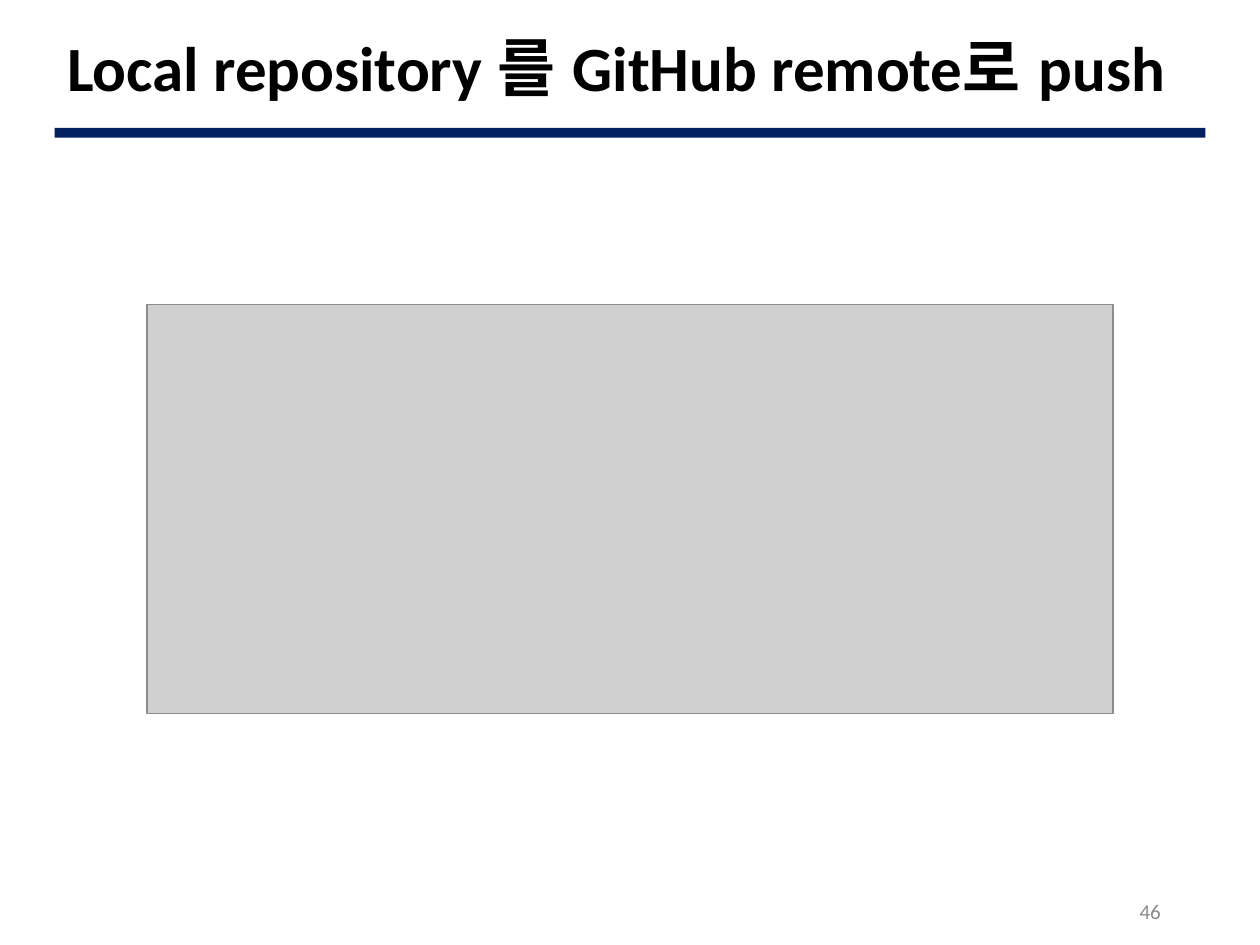
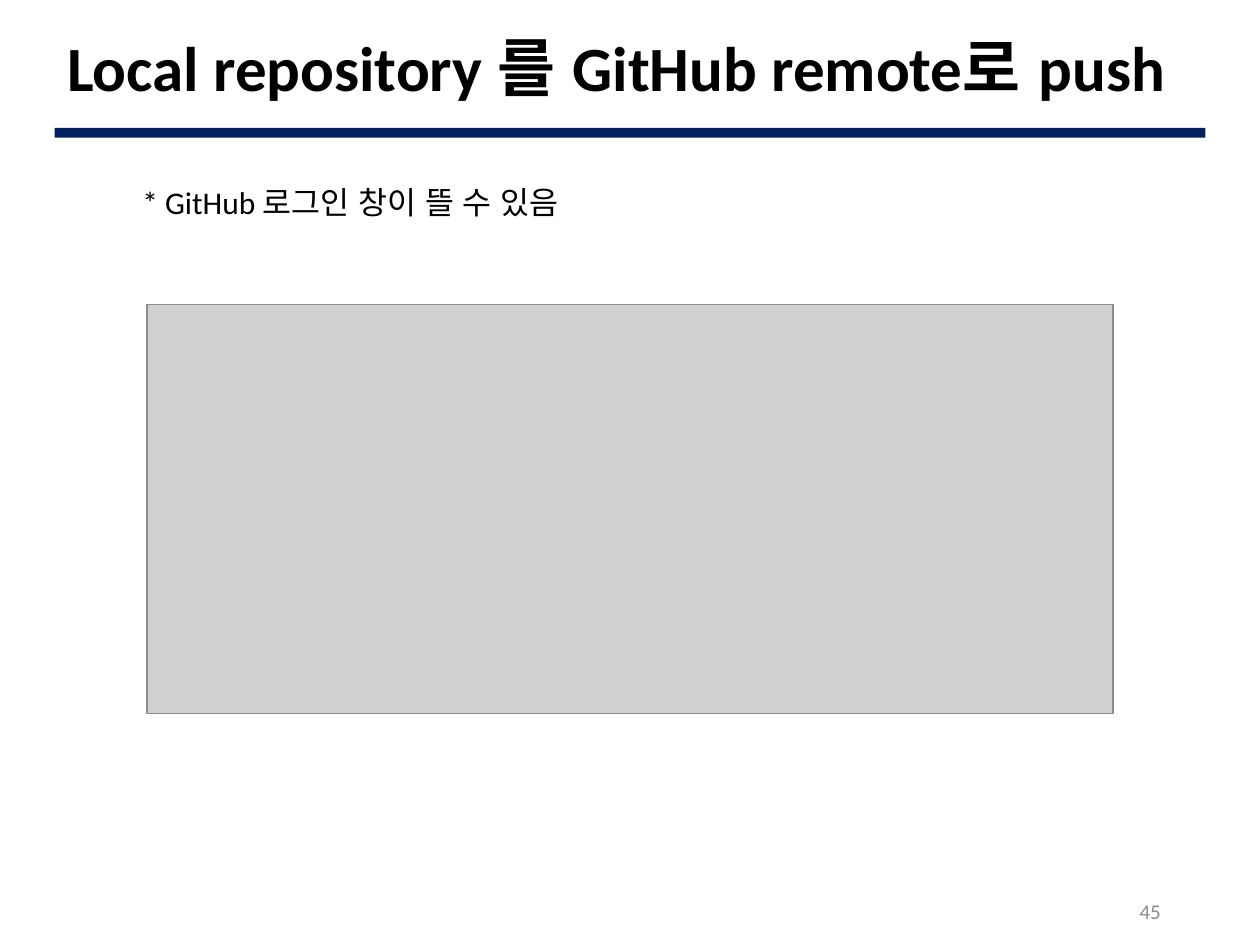
Before and after one commit to JBNU-JEduTools/osscourse, a slide deck: slide 45 of Slides/5. Git 초급.pptx (slide 46 before the commit). Drawn at 1260x945 pixels with LibreOffice and Linux fonts; fonts in the diff are those of the drawing; grey boxes stand for pictures; background and template pictures are left out. Boxes give left, top, right and bottom in pixels: in the first picture for what was removed or moved away, otherwise in the second. Text is boxed around its words. In the diff, an @@ line names an element or a change of style, - is before the commit and + after.

```diff
--- a/Slides/5. Git 초급.pptx
+++ b/Slides/5. Git 초급.pptx
@@ text added at <box>165,187,559,217</box>, 18 pt, text #000000 @@
+* GitHub 로그인 창이 뜰 수 있음
@@ page number at <box>1140,905,1161,919</box>: text changed @@
-46
+45
```
Also in this commit, not shown: 5 other slides changed, 9 other files.
